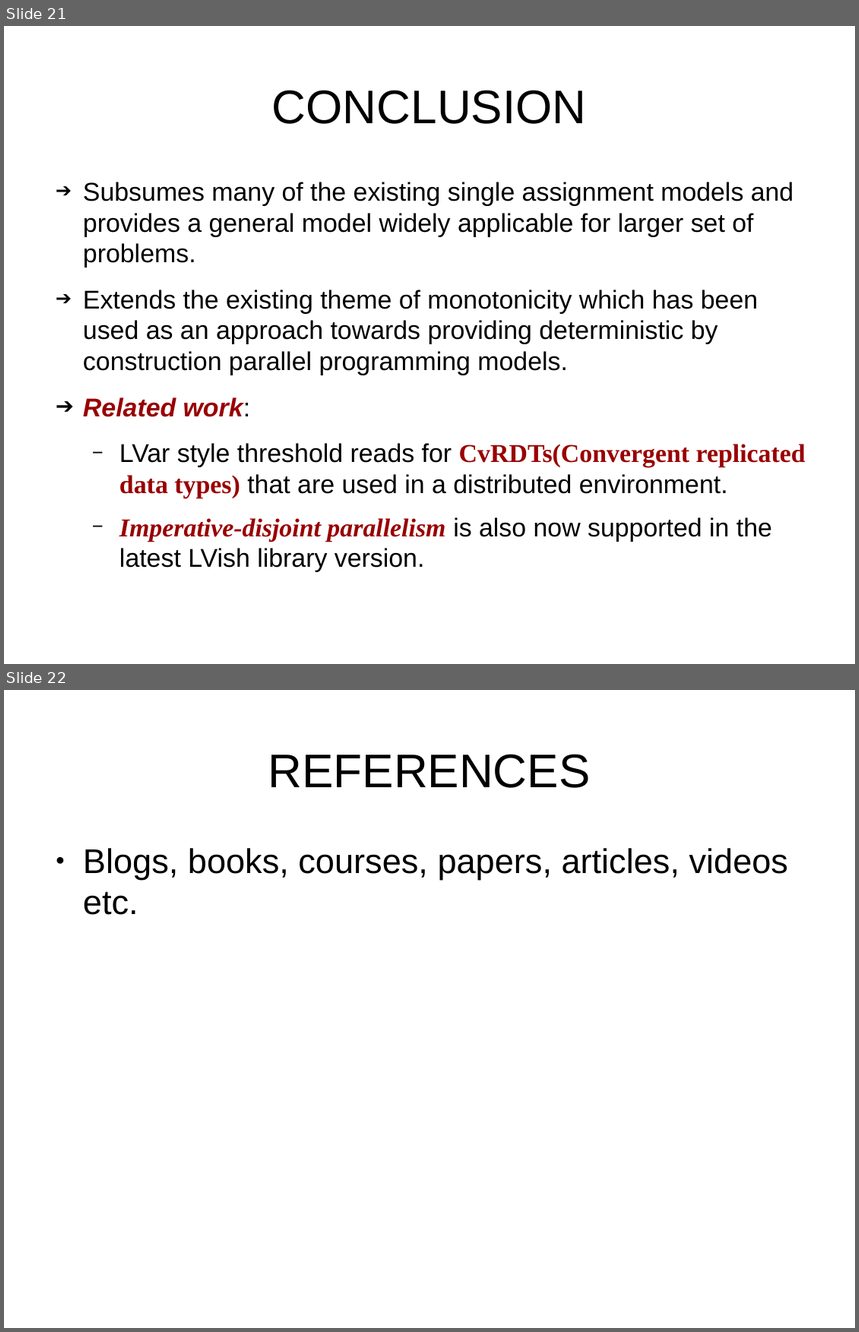
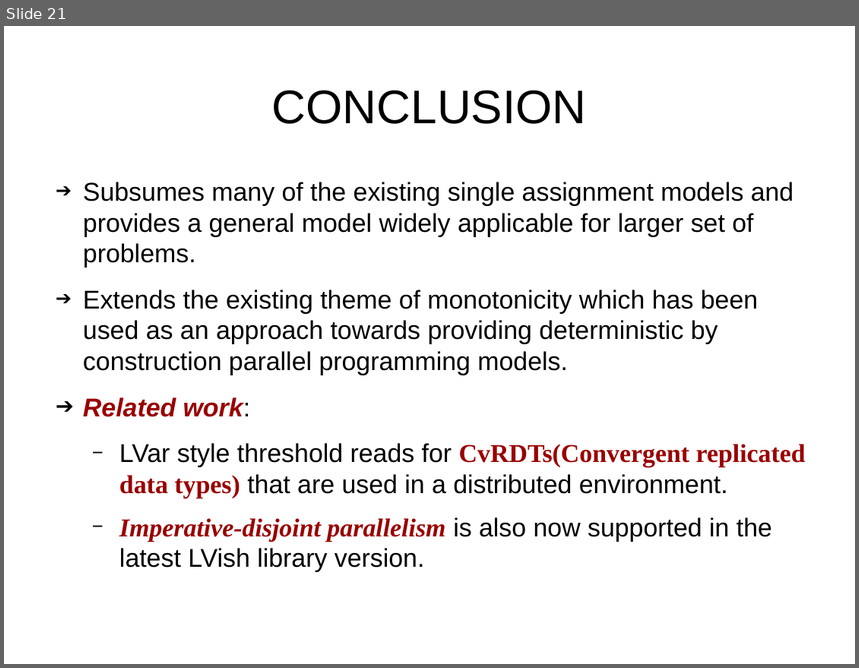
Before and after one commit to sentinel88/Personal, a slide deck: Talk.odp. Shown one above the other, each under a label of ours: slides 21 and 22 before the commit, slide 21 after it. The pictures are 859x1332 and 859x668 pixels, drawn with LibreOffice and Linux fonts; fonts in the diff are those of the drawing. Boxes give left, top, right and bottom in pixels: in the first picture for what was removed or moved away, otherwise in the second. Text is boxed around its words. In the diff, an @@ line names an element or a change of style, - is before the commit and + after.

```diff
--- a/Talk.odp
+++ b/Talk.odp
@@ slide 22 removed at [4, 690, 855, 1328], background #FFFFFF @@
@@ title removed at [268, 754, 591, 788] @@
-REFERENCES
@@ text removed at [83, 848, 789, 915] @@
-● Blogs, books, courses, papers, articles, videos etc.
```
Also in this commit, not shown: 1 slide added, 1 other file.
